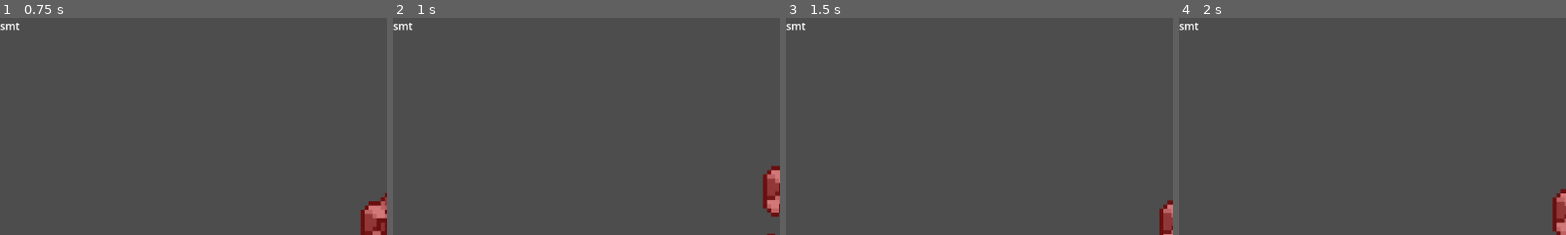
Above: before the commit, frames 1-4 (left to right).
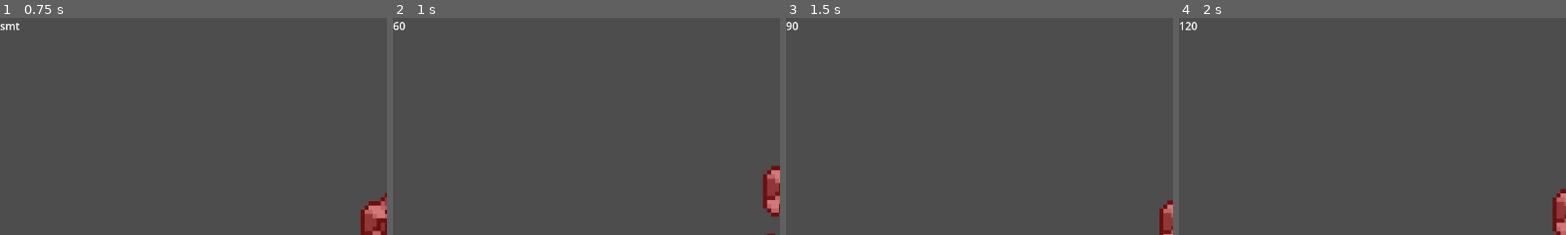
Above: after the commit, the same moments.

Repository: Takexin/Atividade-AC2-LPL-1tri
Game: Godot game, scene res://scenes/main.tscn
The game is run twice, just before and just after one commit, with the same random seed, the same clock (stepped at 60 frames per second) and the same inputs. The engine's default icon, where the game draws it, is replaced by a stand-in: a white triangle on a blue panel in a dark square.
Inputs:
- Up to frame 1 (0.75 s): hold Right (ui_right) from 0.53 s (still down)
- Up to frame 2 (1 s): keep holding Right (ui_right); tap Space (actionJump) at 0.77 s
- Up to frame 3 (1.5 s): keep holding Right (ui_right)
- Up to frame 4 (2 s): keep holding Right (ui_right); tap Space (actionJump) at 1.52 s
The pictures show only the part of the screen within x 0-50%, y 0-50%; the shares and areas given below are measured in that part.

Frame 1 is identical in both runs. In frame 2, 0.1% of the frame differs, in the area x 0-6%, y 1-6%; in frame 3, 0.1%; in frame 4, 0.1%.
Error after the commit: Invalid assignment of property or key 'text' with value of type 'int' on a base object of type 'Label'. (res://scripts/player.gd:15)

Commit message:
nome
apenas um nome

Diff:
--- a/scripts/player.gd
+++ b/scripts/player.gd
@@ -3,11 +3,18 @@
 
 const SPEED = 300.0
 const JUMP_VELOCITY = -400.0
+var score = 0
+@onready var label = get_tree().root.get_node("main/CanvasLayer/Control/Label")
+func _ready() -> void:
 
-func _ready() -> void:
-	var label = get_tree().root.get_node("main/CanvasLayer/Control/Label")
 	label.text = "smt"
-func _physics_process(delta: float) -> void:
+
+func _process(delta: float) -> void:
+	score+=1
+	if (score >= 60):
+		label.text = score
+
+func _physics_process(delta: float) -> void: #fisica do spr
 	# Add the gravity.
 	if not is_on_floor():
 		velocity += get_gravity() * delta
Binary file added: assets/fonts/Untitled.png
Not shown, added: assets/fonts/Untitled.png.import
